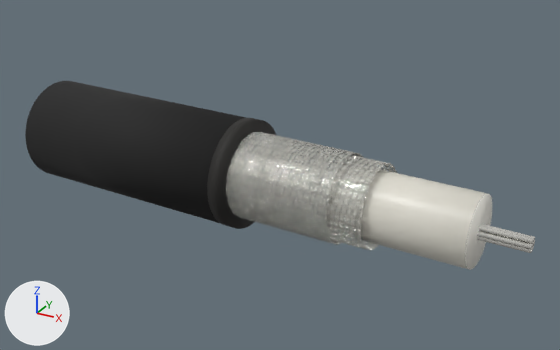
Renders of the glTF model public/models/rf-sucoflex501.glb from each side of a commit.
One viewpoint serves both versions: a camera (50 mm lens) standing at (4.36, -7.34, 3.75) and looking at (0.22, 0.18, -0.01). The lights are fixed; the arrows at lower left show +X, +Y and +Z. The first picture is the older version. Where no turn or scale is listed for an object, it has been applied to the vertices.

Objects in the first picture: 'braid left hand carrier 03', 'braid left hand carrier 05', 'braid left hand carrier 08', 'braid left hand carrier 09', 'braid left hand carrier 11', 'braid left hand carrier 14', 'braid left hand carrier 16', 'braid right hand carrier 13', 'gas injected foam dielectric', 'jacket cut lip', 'matte black pvc jacket body', 'smooth dielectric skin' and 60 more.
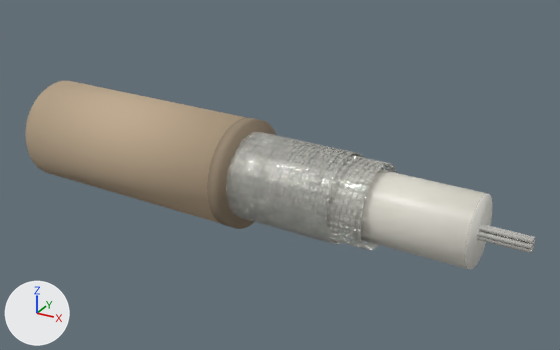
Location of each change, (x1, y1, x2, y2) in pixels of the pictures (560 x 350 px):
'matte black pvc jacket body', recoloured (black to beige): (25, 81, 246, 223) in both
'jacket cut lip', recoloured (black to brown): (207, 118, 277, 229) in both

What the commit changed:
Material 'fresh jacket cut edge' (mat_fresh_jacket_cut_edge) changes colour from black #242321 to brown #95846e; in linear values from (0.018, 0.017, 0.015) to (0.302, 0.232, 0.157).
Material 'matte black pvc jacket' (mat_matte_black_pvc_jacket) changes colour from black #191919 to beige #bfaa8e; in linear values from (0.01, 0.01, 0.01) to (0.52, 0.4, 0.27).
